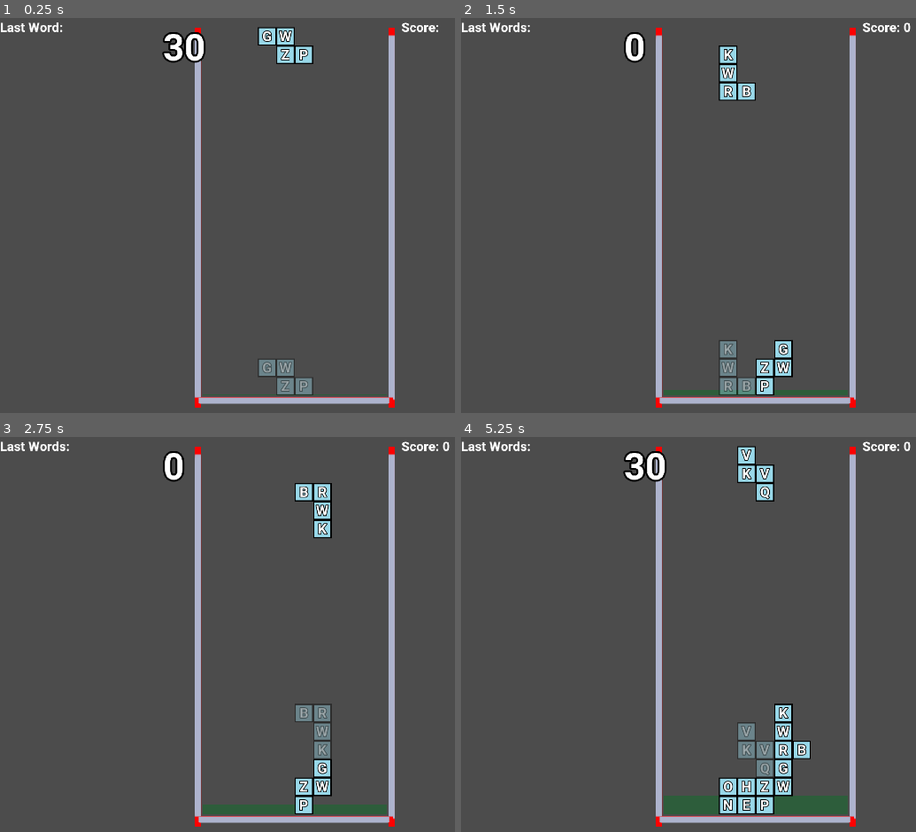
Above: before the commit, frames 1-4 (two rows, left to right).
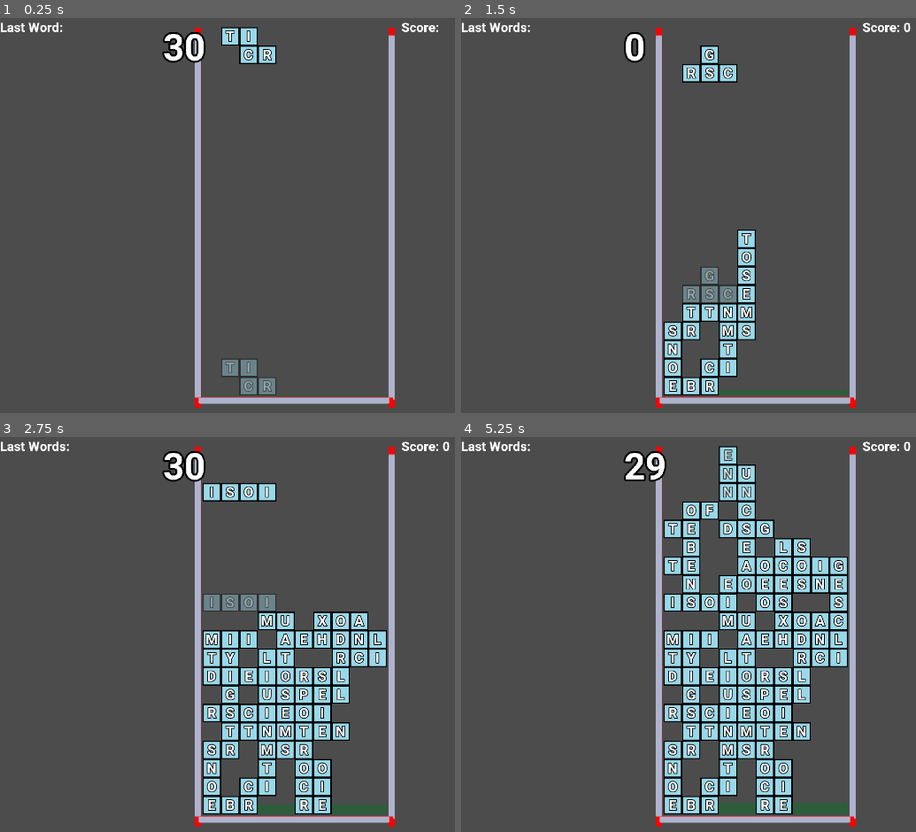
Above: after the commit, the same moments.

Repository: lmorgan42/Thesis
Game: Godot game, scene res://Main.tscn
The game is run twice, just before and just after one commit, with the same random seed, the same clock (stepped at 60 frames per second) and the same inputs.
Inputs (mouse positions are in pixels of both pictures, inside the frame that each line leads up to):
- Up to frame 1 (0.25 s): no input
- Up to frame 2 (1.5 s): move the mouse to (outside the picture) at 0.52 s; hold Right (move_block_right) 0.53-1.28 s; hold E (rotate_block_clockwise) 0.53-1.28 s; click (outside the picture) at 0.67 s; move the mouse to (674, 235) at 1.27 s; hold Space (slam_down) from 1.28 s (still down); tap Down (fast_fall) at 1.35 s
- Up to frame 3 (2.75 s): tap E (rotate_block_clockwise) at 1.55 s; move the mouse to (423, 547) at 2.02 s; release Space (slam_down) at 2.03 s; hold Right (move_block_right) from 2.03 s (still down); hold E (rotate_block_clockwise) from 2.03 s (still down)
- Up to frame 4 (5.25 s): move the mouse to (779, 713) at 2.77 s; release E (rotate_block_clockwise) at 2.78 s; tap W (rotate_block_counterclockwise) at 2.85 s; click (779, 713) at 2.92 s; tap E (rotate_block_clockwise) at 3.05, 4.55 s; move the mouse to (outside the picture) at 3.52 s; release Right (move_block_right) at 3.53 s; hold E (rotate_block_clockwise) 3.53-4.28 s; hold Left (move_block_left) 3.53-5.03 s; tap Enter at 4.25 s; move the mouse to (602, 575) at 4.27 s; tap Down (fast_fall) at 4.35 s; tap Space (slam_down) at 5 s; move the mouse to (847, 634) at 5.02 s; hold Space (slam_down) from 5.03 s (still down); hold E (rotate_block_clockwise) from 5.03 s (still down); click (847, 634) at 5.17 s

The runs differ from the first frame. In frame 1, 2.7% of the frame differs, in the area x 48-69%, y 2-96%; in frame 2, 6.5%; in frame 3, 15%; in frame 4, 21%, in the area x 35-86%, y 2-96%.

Commit message:
Letter Dist and Fixed AI

Diff:
--- a/AIInputManager.gd
+++ b/AIInputManager.gd
@@ -28,10 +28,14 @@
 	print("placing block")
 	placingPosition = position
 	midPlacing = true
-	for i in range(rotation): self.addCommand("rotate_block_clockwise")
-	self.start()
+	if rotation > 0:
+		for i in range(rotation): self.addCommand("rotate_block_clockwise")
+		self.start()
+	else:
+		placeBlockFinish()
 
 func placeBlockFinish():
+	midPlacing = false
 	var neededMovement = placingPosition - getCurrentBlockLeftmost()
 	var moveString
 	if neededMovement < 0:
@@ -58,12 +62,11 @@
 
 func _on_Main_input_compelted():
 	if self.inputting:
-		yield(get_tree().create_timer(0.2), "timeout")
+		if delay: yield(get_tree().create_timer(0.2), "timeout")
 		var full = executeNext()
 		if not full and self.stopOnEmpty:
 			self.inputting = false
 			if midPlacing:
-				midPlacing = false
 				placeBlockFinish()
 			else:
 				print("emitting finished")
--- /dev/null
+++ b/LetterDistributer.gd
@@ -0,0 +1,34 @@
+extends Node
+
+var dist = []
+
+func _ready():
+	dist.resize(26)
+
+func generateDistribution(validWords):
+	var letterStore = {}
+	for word in validWords:
+		for letter in word:
+			if not letter in letterStore:
+				letterStore[letter] = 1
+			else:
+				letterStore[letter] = letterStore[letter] + 1
+	var total = 0.0
+	for letter in letterStore:
+		total += letterStore[letter]
+	for letter in letterStore:
+		dist[ord(letter)-65] = letterStore[letter]/total
+
+func getLetter(rng):
+	var num = rng.randf()
+	var total = 0
+	for i in range(26):
+		total += dist[i]
+		if num <= total:
+			return char(65 + i)
+	return "?"
+
+
+# Called every frame. 'delta' is the elapsed time since the previous frame.
+#func _process(delta):
+#	pass
--- a/Lowest point AI.gd
+++ b/Lowest point AI.gd
@@ -8,8 +8,10 @@
 var blockBottom = []
 var potentialBoards = []
 var movementTracker = 0
+var running = false
 
 func init(GameManager):
+	running = true
 	self.GameManager = GameManager
 	solveForMove()
 
@@ -198,4 +200,5 @@
 
 
 func _on_AIInputManager_finished():
+	if not running: return
 	solveForMove()
--- a/Main.gd
+++ b/Main.gd
@@ -28,7 +28,7 @@
 var scoreAddition = 0.5;
 var scoreCapTime = 0.0
 var holdingTime = 5
-var aicontrolled = false
+var aicontrolled = true
 var blockInput = false
 
 func _ready():
@@ -38,6 +38,7 @@
 	var words = file.get_as_text().split("\n")
 	for word in words:
 		validWords[word] = null
+	$LetterDistributer.generateDistribution(validWords)
 
 	rng.randomize()
 	blockMaker = BlockMakerResource.instance()
@@ -234,7 +235,7 @@
 func getBlockLetters(num):
 	var toRe = ""
 	for i in range(num):
-		toRe += "%c" % rng.randi_range(65,90)
+		toRe += $LetterDistributer.getLetter(rng)
 	return toRe
 
 
--- a/Main.tscn
+++ b/Main.tscn
@@ -6,6 +6,7 @@
 [ext_resource path="res://AIInputManager.gd" type="Script" id=4]
 [ext_resource path="res://Random agent AI.gd" type="Script" id=5]
 [ext_resource path="res://Lowest point AI.gd" type="Script" id=6]
+[ext_resource path="res://LetterDistributer.gd" type="Script" id=7]
 
 [sub_resource type="DynamicFont" id=3]
 size = 35
@@ -36,6 +37,9 @@
 
 [node name="Lowest point AI" type="Node" parent="AIInputManager"]
 script = ExtResource( 6 )
+
+[node name="LetterDistributer" type="Node" parent="."]
+script = ExtResource( 7 )
 
 [node name="ScoreLbl" type="Label" parent="."]
 margin_left = 1090.0
@@ -78,6 +82,7 @@
 autostart = true
 
 [connection signal="input_compelted" from="." to="AIInputManager" method="_on_Main_input_compelted"]
+[connection signal="finished" from="AIInputManager" to="AIInputManager/Random agent AI" method="_on_AIInputManager_finished"]
 [connection signal="finished" from="AIInputManager" to="AIInputManager/Lowest point AI" method="_on_AIInputManager_finished"]
 [connection signal="timeout" from="HoldingTimer" to="." method="_on_HoldingTimer_timeout"]
 [connection signal="timeout" from="DroppingTimer" to="." method="_on_Timer_timeout"]
--- a/Random agent AI.gd
+++ b/Random agent AI.gd
@@ -4,8 +4,10 @@
 const Possible_Moves = ["move_block_right", "move_block_left", "rotate_block_clockwise", "rotate_block_counterclockwise"]
 
 var rng = RandomNumberGenerator.new()
+var running = false
 
-func init():
+func init(GM):
+	running = true
 	createMoveSequence()
 
 func createMoveSequence():
@@ -16,4 +18,5 @@
 	get_parent().start()
 
 func _on_AIInputManager_finished():
+	if not running: return
 	createMoveSequence()
--- a/project.godot
+++ b/project.godot
@@ -18,7 +18,6 @@
 
 window/size/width=1920
 window/size/height=1080
-window/size/borderless=true
 
 [input]
 
Not shown: 1 places in Main.tscn that only renumber resources
